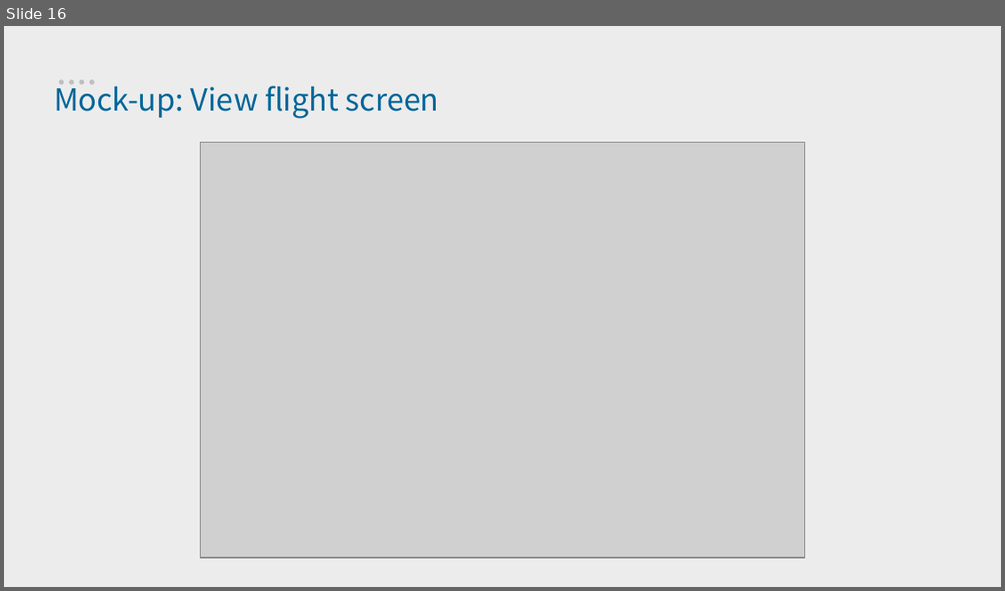
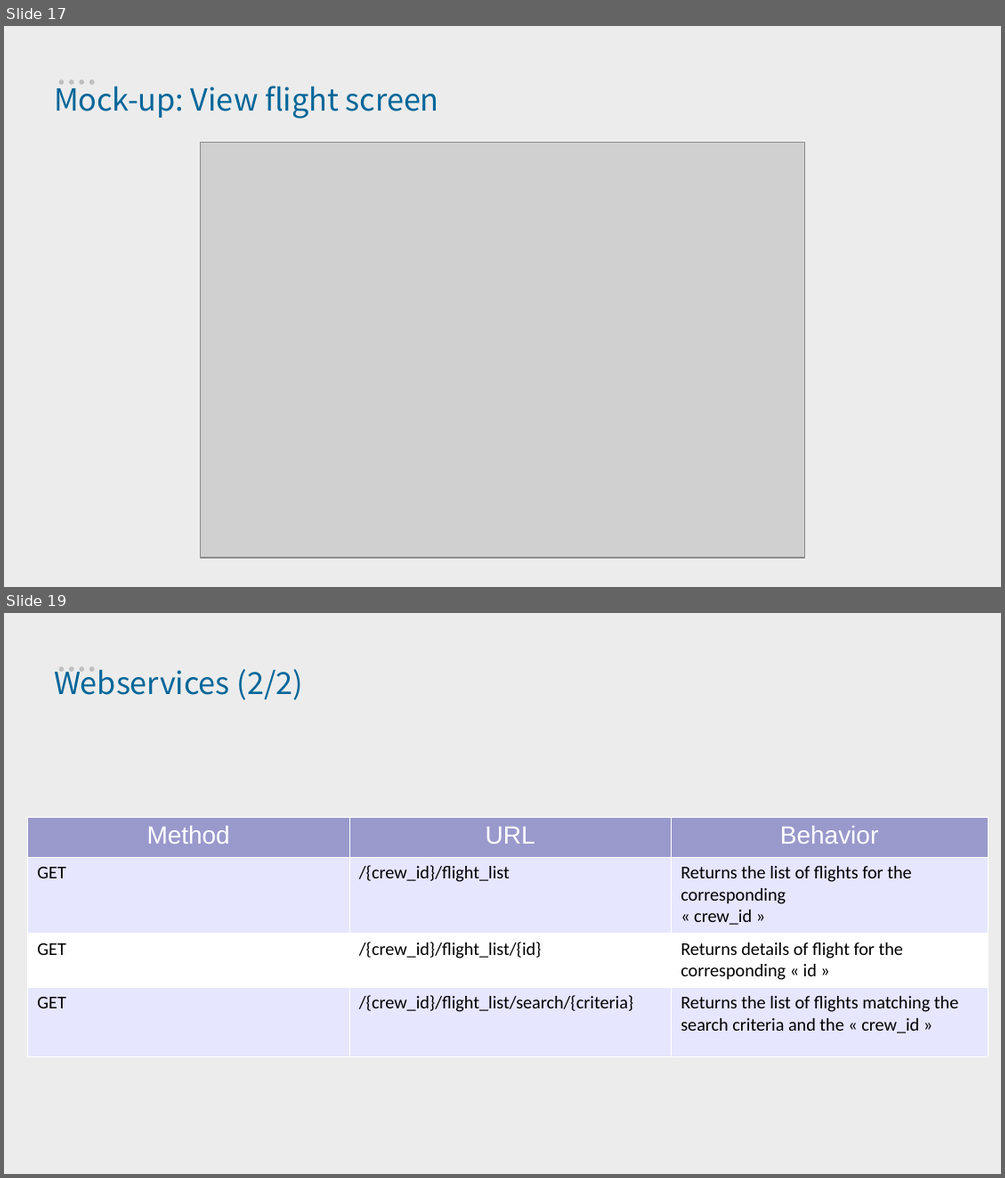
Before and after one commit to Samiaksabi/GL-M1, a slide deck: presentation/presentation.odp. Shown one above the other, each under a label of ours: slide 16 before the commit, slides 17 and 19 after it; the slides between them are not shown. The pictures are 1005x591 and 1005x1178 pixels, drawn with LibreOffice and Linux fonts; fonts in the diff are those of the drawing; grey boxes stand for pictures. Boxes give left, top, right and bottom in pixels: in the first picture for what was removed or moved away, otherwise in the second. Text is boxed around its words. In the diff, an @@ line names an element or a change of style, - is before the commit and + after.

```diff
--- a/presentation/presentation.odp
+++ b/presentation/presentation.odp
@@ slide 19 added at <box>4,613,1001,1174</box>, background #FFFFFF; not listed: 5 template elements that a slide beside it also shows @@
@@ title added at <box>54,667,303,700</box>, 22 pt, text #006699 @@
+Webservices (2/2)
@@ table added at <box>28,816,989,1054</box>, 4 rows, 3 columns @@
+Method | URL | Behavior
+GET | /{crew_id}/flight_list | Returns the list of flights for the corresponding / « crew_id »
+GET | /{crew_id}/flight_list/{id} | Returns details of flight for the corresponding « id »
+GET | /{crew_id}/flight_list/search/{criteria} | Returns the list of flights matching the search criteria and the « crew_id »
@@ what was slide 16 is now slide 17 @@
```
Also in this commit, not shown: 2 slides changed, 5 other slides added, 2 slides removed, 18 other files.
